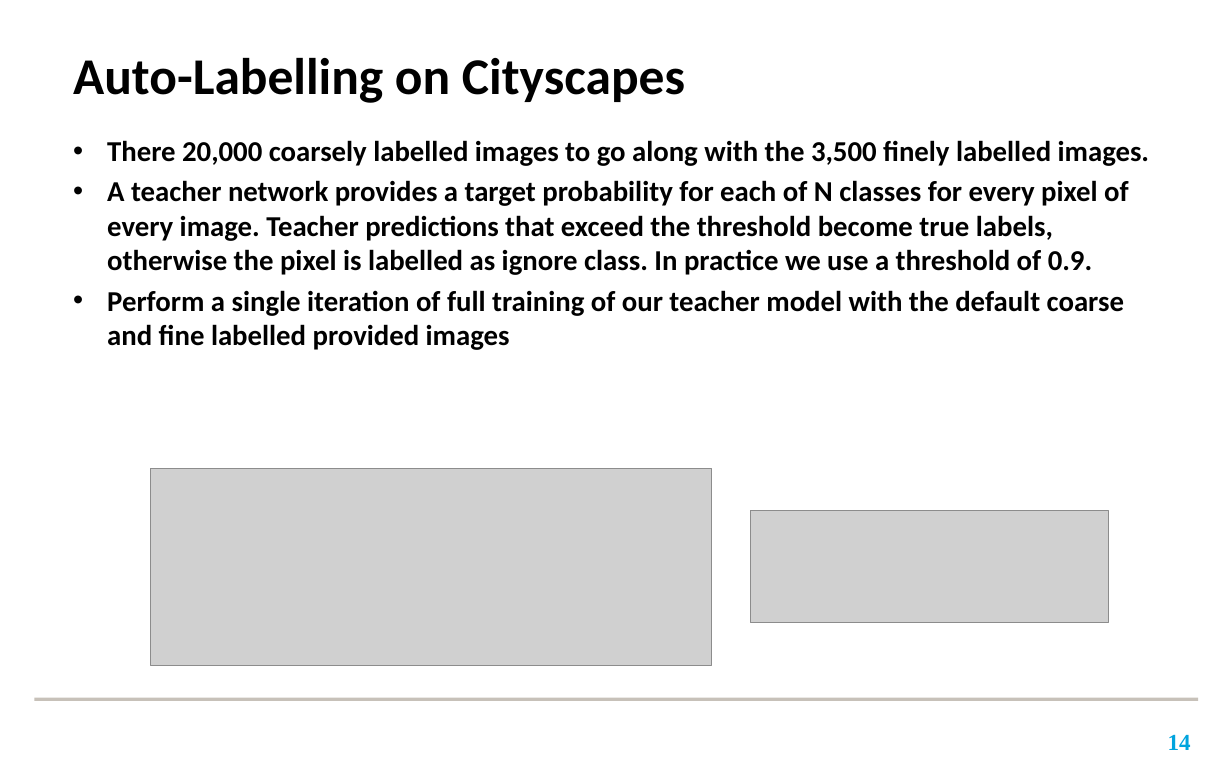
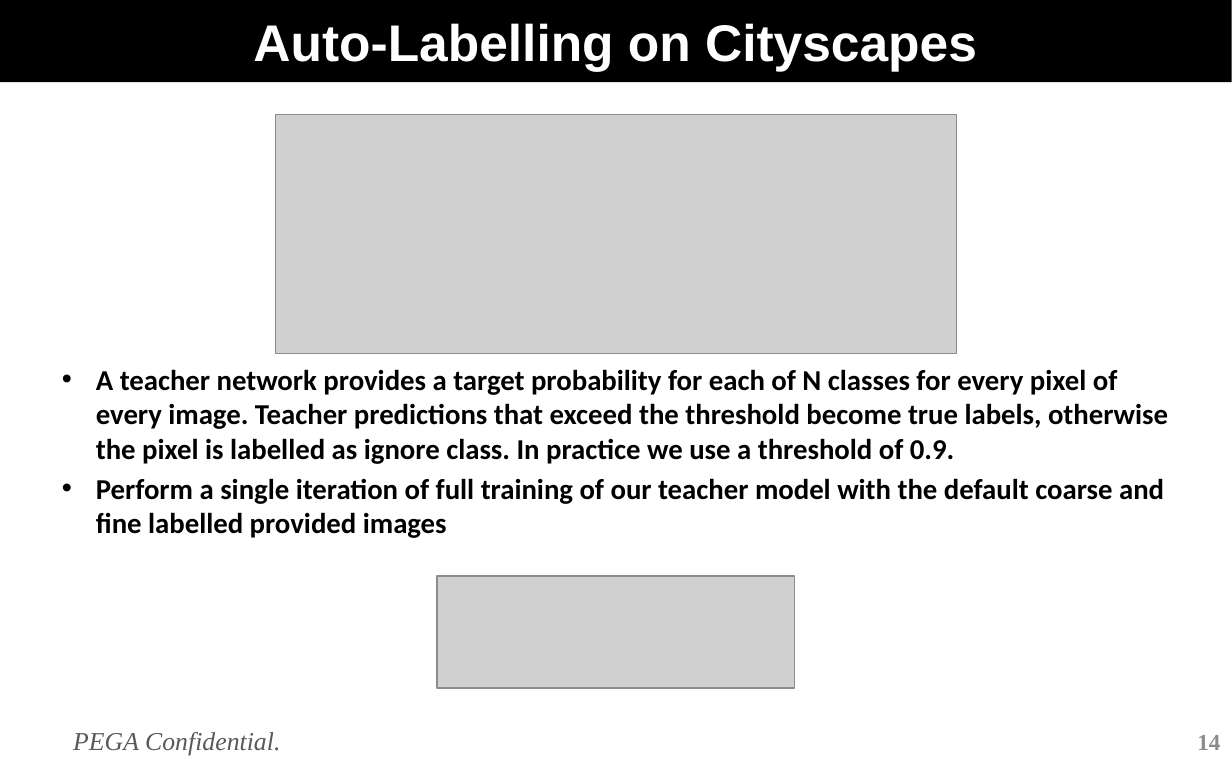
Before and after one commit to Timothy50506/Simple_LSTM_Demo, a slide deck: slide 14 of SW2_TN_HierachicalMultiScaleAttentionforSemantic_TimothyHuang_201020_V2.pptx. Drawn at 1232x776 pixels with LibreOffice and Linux fonts; fonts in the diff are those of the drawing; grey boxes stand for pictures; background and template pictures are left out. Boxes give left, top, right and bottom in pixels: in the first picture for what was removed or moved away, otherwise in the second. Text is boxed around its words. In the diff, an @@ line names an element or a change of style, - is before the commit and + after.

```diff
--- a/SW2_TN_HierachicalMultiScaleAttentionforSemantic_TimothyHuang_201020_V2.pptx
+++ b/SW2_TN_HierachicalMultiScaleAttentionforSemantic_TimothyHuang_201020_V2.pptx
@@ title "Auto-Labelling on Cityscapes": place and size @@
-title "Auto-Labelling on Cityscapes" at (73, 58, 685, 103)
+title "Auto-Labelling on Cityscapes" at (0, 0, 1232, 82)
@@ title "Auto-Labelling on Cityscapes" at (0, 0, 1232, 82): font Calibri to Arial, text colour #000000 to #FFFFFF; alignment left to centre; fill none to #000000 @@
@@ text "A teacher network provides a ...": place and size @@
-text "A teacher network provides a ..." at (107, 140, 1150, 350)
+text "A teacher network provides a ..." at (96, 369, 1168, 538)
@@ picture: place and size @@
-picture at (151, 468, 712, 665)
+picture at (276, 114, 957, 352)
@@ text at (107, 140, 1150, 166): paragraph removed @@
-• There 20,000 coarsely labelled images to go along with the 3,500 finely labelled images.
@@ picture: place and size @@
-picture at (751, 511, 1109, 624)
+picture at (437, 576, 795, 688)
@@ rectangle removed at (35, 698, 1198, 701) @@
@@ text added at (73, 732, 280, 755), 16.1 pt, text #595959, italic @@
+PEGA Confidential.
@@ page number: place and size @@
-page number at (1168, 734, 1191, 750)
+page number at (1197, 735, 1220, 750)
@@ page number at (1197, 735, 1220, 750): text colour #00A4DE to #8C8C8C @@
```
Also in this commit, not shown: 11 other slides changed, 1 slide added.
